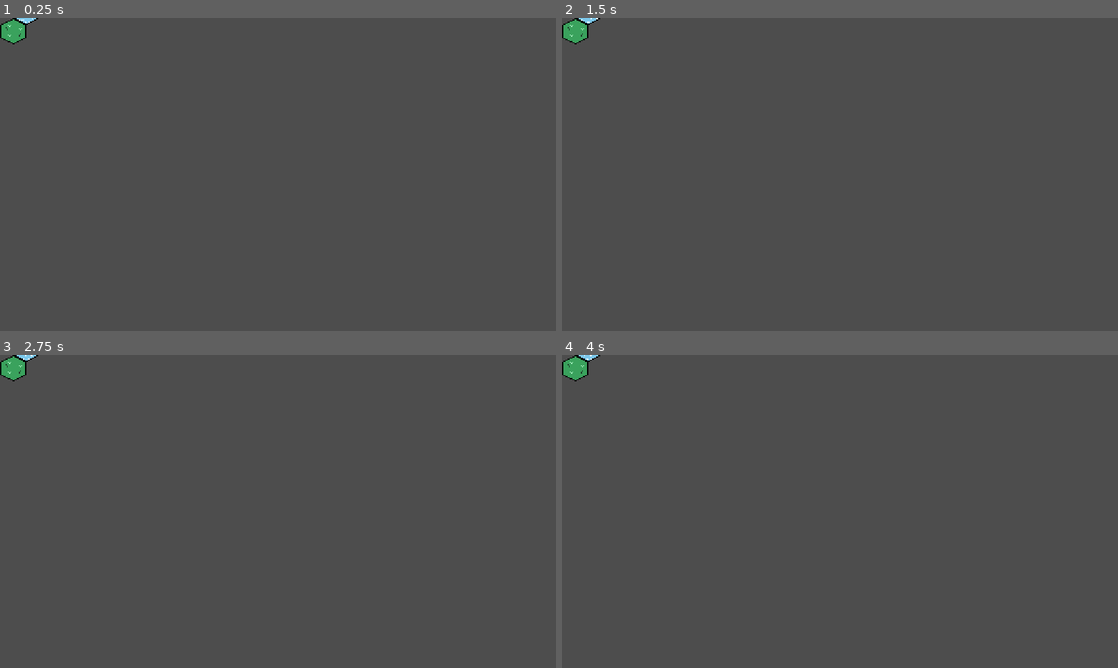
Above: before the commit, frames 1-4 (two rows, left to right).
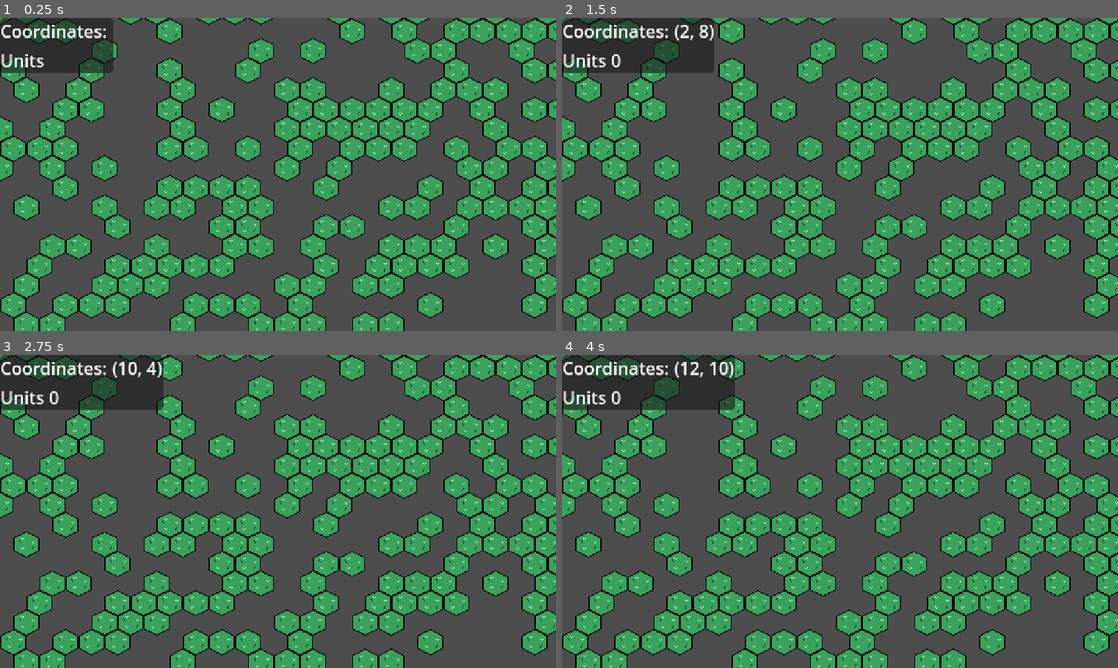
Above: after the commit, the same moments.

Repository: feored/LD54
Game: Godot game, scene res://scenes/main.tscn
The game is run twice, just before and just after one commit, with the same random seed, the same clock (stepped at 60 frames per second) and the same inputs.
Inputs (mouse positions are in pixels of both pictures, inside the frame that each line leads up to):
- Up to frame 1 (0.25 s): no input
- Up to frame 2 (1.5 s): tap Enter at 0.5 s; move the mouse to (962, 158) at 0.52 s; click (962, 158) at 0.67 s; tap Space at 1.25 s; move the mouse to (728, 190) at 1.27 s; click (728, 190) at 1.42 s
- Up to frame 3 (2.75 s): tap Enter at 2 s; move the mouse to (333, 442) at 2.02 s; click (333, 442) at 2.17 s
- Up to frame 4 (4 s): tap Space at 2.75 s; move the mouse to (812, 574) at 2.77 s; click (812, 574) at 2.92 s; tap Enter at 3.5 s; move the mouse to (1006, 558) at 3.52 s; click (1006, 558) at 3.67 s

The runs differ from the first frame. In frame 1, 47% of the frame differs, in the area x 0-100%, y 0-100%; in frame 2, 48%; in frame 3, 48%; in frame 4, 48%.

Commit message:
basic coords

Diff:
--- a/constants.gd
+++ b/constants.gd
@@ -1,12 +1,8 @@
 extends Node
 
-const TILE_SIZE = 12
+const TILE_SIZE = 24
+const WORLD_CENTER = Vector2(512 / 24 / 2, 288 / 24 / 2)
+const WORLD_BOUNDS = Vector2(20, 12)
 
-const f0 = sqrt(3.0)
-const f1 = sqrt(3.0) / 2.0
-const f2 = 0.0
-const f3 = 3.0 / 2.0
-const b0 = sqrt(3.0) / 3.0
-const b1 = -1.0 / 3.0
-const b2 = 0.0
-const b3 = 2.0 / 3.0
+const TILE_GRASS = 1
+const TILE_WATER = 0
--- a/scenes/camera/Camera2D.gd
+++ b/scenes/camera/Camera2D.gd
@@ -9,7 +9,7 @@
 
 
 # Called every frame. 'delta' is the elapsed time since the previous frame.
-func _process(delta):
+func _process(_delta):
 	var local_mouse_pos = get_local_mouse_position()
 	if local_mouse_pos.x < edge and position.x > -limit:
 		position.x -= step
--- a/scenes/main.tscn
+++ b/scenes/main.tscn
@@ -4,11 +4,6 @@
 [ext_resource type="Texture2D" uid="uid://c2jmky1u16cef" path="res://assets/tiles/grass.png" id="2_mnyeh"]
 [ext_resource type="Script" path="res://scenes/camera/Camera2D.gd" id="3_x3nk1"]
 [ext_resource type="Texture2D" uid="uid://b7uk1y1hmnqo5" path="res://assets/tiles/water.png" id="5_2ncmi"]
-
-[sub_resource type="TileSetAtlasSource" id="TileSetAtlasSource_7xr4p"]
-texture = ExtResource("2_mnyeh")
-texture_region_size = Vector2i(24, 24)
-0:0/0 = 0
 
 [sub_resource type="TileSetAtlasSource" id="TileSetAtlasSource_syxq1"]
 texture = ExtResource("5_2ncmi")
@@ -25,21 +20,66 @@
 0:0/animation_frame_7/duration = 1.0
 0:0/0 = 0
 
+[sub_resource type="TileSetAtlasSource" id="TileSetAtlasSource_7xr4p"]
+texture = ExtResource("2_mnyeh")
+texture_region_size = Vector2i(24, 24)
+0:0/0 = 0
+
 [sub_resource type="TileSet" id="TileSet_hs0yf"]
 tile_shape = 3
 tile_layout = 2
 tile_size = Vector2i(24, 24)
 sources/1 = SubResource("TileSetAtlasSource_7xr4p")
-sources/2 = SubResource("TileSetAtlasSource_syxq1")
+sources/0 = SubResource("TileSetAtlasSource_syxq1")
 
 [node name="Main" type="Node2D"]
-
-[node name="Camera2D" type="Camera2D" parent="."]
-anchor_mode = 0
-position_smoothing_enabled = true
-script = ExtResource("3_x3nk1")
 
 [node name="TileMap" type="TileMap" parent="."]
 tile_set = SubResource("TileSet_hs0yf")
 format = 2
 script = ExtResource("1_bg6dg")
+
+[node name="Camera2D" type="Camera2D" parent="TileMap"]
+visible = false
+anchor_mode = 0
+position_smoothing_enabled = true
+script = ExtResource("3_x3nk1")
+
+[node name="UI" type="Control" parent="."]
+layout_mode = 3
+anchors_preset = 15
+anchor_right = 1.0
+anchor_bottom = 1.0
+grow_horizontal = 2
+grow_vertical = 2
+
+[node name="CanvasLayer" type="CanvasLayer" parent="UI"]
+
+[node name="PanelContainer" type="PanelContainer" parent="UI/CanvasLayer"]
+offset_right = 104.0
+offset_bottom = 26.0
+
+[node name="VBoxContainer" type="VBoxContainer" parent="UI/CanvasLayer/PanelContainer"]
+layout_mode = 2
+
+[node name="HBoxContainer" type="HBoxContainer" parent="UI/CanvasLayer/PanelContainer/VBoxContainer"]
+layout_mode = 2
+
+[node name="Label2" type="Label" parent="UI/CanvasLayer/PanelContainer/VBoxContainer/HBoxContainer"]
+layout_mode = 2
+text = "Coordinates:"
+
+[node name="Coordinates" type="Label" parent="UI/CanvasLayer/PanelContainer/VBoxContainer/HBoxContainer"]
+unique_name_in_owner = true
+layout_mode = 2
+
+[node name="Units" type="HBoxContainer" parent="UI/CanvasLayer/PanelContainer/VBoxContainer"]
+layout_mode = 2
+
+[node name="Label2" type="Label" parent="UI/CanvasLayer/PanelContainer/VBoxContainer/Units"]
+layout_mode = 2
+text = "Units"
+
+[node name="Units" type="Label" parent="UI/CanvasLayer/PanelContainer/VBoxContainer/Units"]
+unique_name_in_owner = true
+layout_mode = 2
--- a/utils.gd
+++ b/utils.gd
@@ -1,7 +1,5 @@
 extends Node
 
 
-func coords_to_pos(coords: Vector2):
-	var x = (coords.x * Constants.f0 + coords.y * Constants.f1) * Constants.TILE_SIZE
-	var y = (coords.x * Constants.f2 + coords.y * Constants.f3) * Constants.TILE_SIZE
-	return Vector2(x, y)
+func _ready():
+	randomize()
--- a/world/gen.gd
+++ b/world/gen.gd
@@ -1,20 +1,56 @@
 extends TileMap
 
-var tile = preload("res://world/tile.gd")
+@onready var camera = $Camera2D
+@onready var coordsLabel = $"%Coordinates"
+@onready var unitsLabel = $"%Units"
 
+
+var clicked_tile = null
+var tile = load("res://world/tile.gd")
 var tiles = {}
+
+
+func update_cell(changed_tile):
+	if not tiles.has(changed_tile.coords):
+		tiles[changed_tile.coords] = changed_tile
+	self.set_cell(0, changed_tile.coords, changed_tile.tile_type, Vector2i(0, 0), 0)
 
 
 # Called when the node enters the scene tree for the first time.
 func _ready():
-	self.set_cell(0, Vector2i(0, 0), 1, Vector2i(0, 0), 0)
-	self.set_cell(0, Vector2i(1, -1), 2, Vector2i(0, 0), 0)
-	# for i in range(-1, 1,):
-	# 	for j in range(-1, 1):
-	# 		var new_tile = tile.new()
-	# 		self.set_cell(0, Vector2i(i, j), new_tile.tile_type, Vector2i(0,0), 0)
+	for i in range(-Constants.WORLD_BOUNDS.x, Constants.WORLD_BOUNDS.x):
+		for j in range(-Constants.WORLD_BOUNDS.y, Constants.WORLD_BOUNDS.y):
+			var new_tile = tile.new(Vector2i(Constants.WORLD_CENTER.x + i, Constants.WORLD_CENTER.y + j), (randi() % 2) + 1)
+			update_cell(new_tile)
 
 
 # Called every frame. 'delta' is the elapsed time since the previous frame.
 func _process(delta):
 	pass
+
+
+func _input(event):
+	if event is InputEventMouseButton:
+		if event.button_index == MOUSE_BUTTON_LEFT and event.pressed:
+			# var new_tile = tile.new(global_pos_to_coords(event.position), 1)
+			# self.update_cell(new_tile)
+			var coords_clicked = global_pos_to_coords(event.position)
+			print("clicked: ", coords_clicked)
+			print("has: ", self.tiles.has(coords_clicked))
+			if self.tiles.has(coords_clicked):
+				clicked_tile = self.tiles[coords_clicked]
+				coordsLabel.text = str(clicked_tile.coords)
+				unitsLabel.text = str(clicked_tile.units)
+			else:
+				print(coords_clicked)
+				print(self.tiles.keys())
+		if event.button_index == MOUSE_BUTTON_RIGHT and event.pressed:
+			var new_tile = tile.new(global_pos_to_coords(event.position), 0)
+			self.update_cell(new_tile)
+
+
+func get_real_pos(pos):
+	return Vector2(pos.x + camera.position.x, pos.y + camera.position.y)
+
+func global_pos_to_coords(pos):
+	return self.local_to_map(self.to_local(get_real_pos(pos)))
--- a/world/tile.gd
+++ b/world/tile.gd
@@ -1,7 +1,12 @@
-extends RefCounted
+extends Object
 
-const GRASS = 1
-const WATER = 2
+class_name Tile
 
-var tile_type: int = GRASS
+var coords: Vector2i = Vector2i(0, 0)
+var tile_type: int = Constants.TILE_GRASS
 var units: int = 0
+
+
+func _init(init_coords: Vector2, init_tile_type: int):
+	self.coords = init_coords
+	self.tile_type = init_tile_type
Not shown: 1 places in world/tile.tscn that only renumber resources
